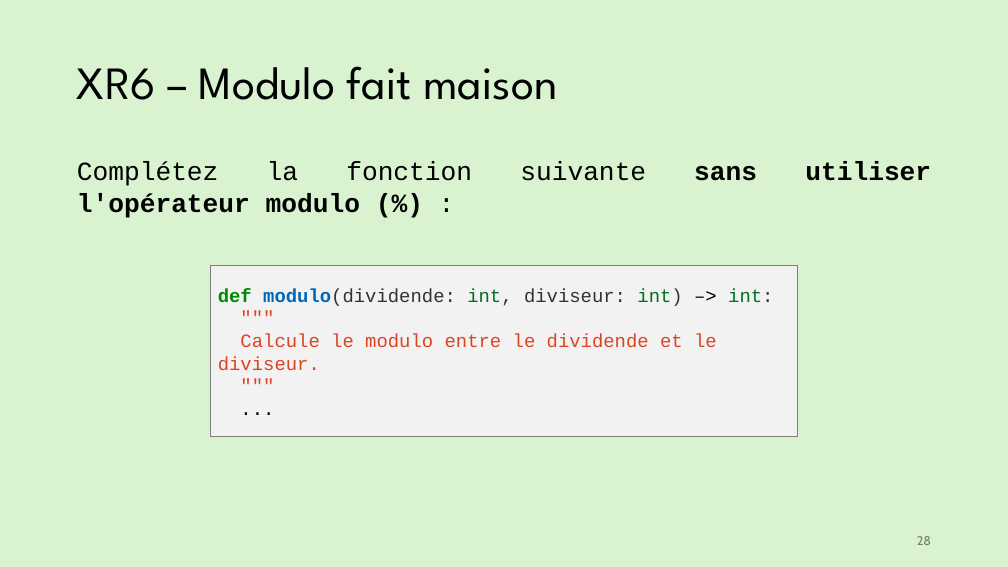
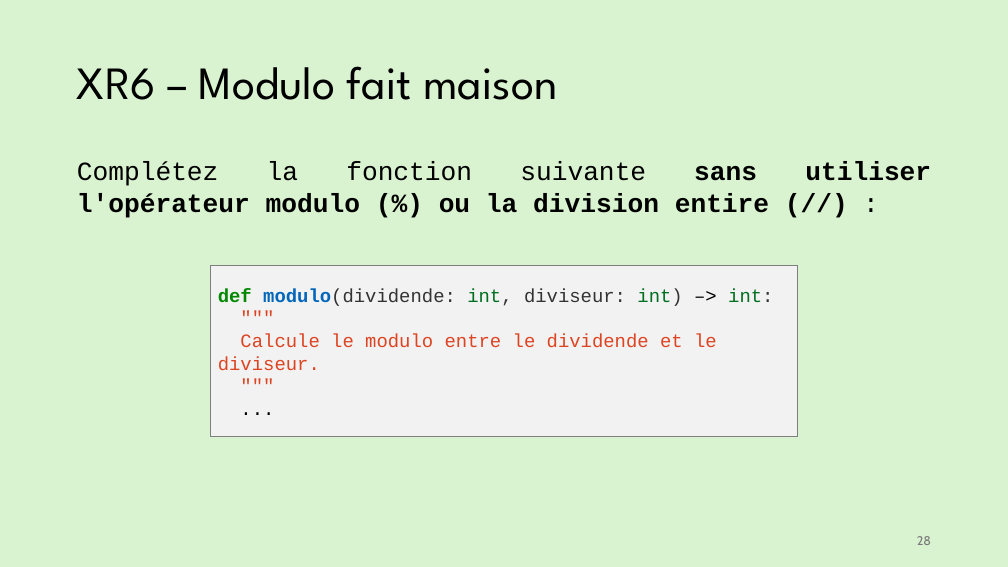
Before and after one commit to iannickgagnon/sagedays_iannick_2026, a slide deck: slide 28 of python_1/presentation_python_1.pptx. Drawn at 1008x567 pixels with LibreOffice and Linux fonts; fonts in the diff are those of the drawing. Boxes give left, top, right and bottom in pixels: in the first picture for what was removed or moved away, otherwise in the second. Text is boxed around its words. In the diff, an @@ line names an element or a change of style, - is before the commit and + after.

```diff
--- a/python_1/presentation_python_1.pptx
+++ b/python_1/presentation_python_1.pptx
@@ text at [77,162,931,218]: text changed @@
-Complétez la fonction suivante sans utiliser l'opérateur modulo (%) :
+Complétez la fonction suivante sans utiliser l'opérateur modulo (%) ou la division entire (//) :
```
Also in this commit, not shown: 3 other slides changed, 1 slide added.
